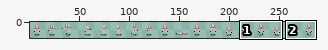
File history of a sprite sheet, Assets/Sprites/Characters/Character_01_Spritesheet.png. The first picture is a wide view before the edit; the outline marks the close-up.
Close-up. First the earlier version:
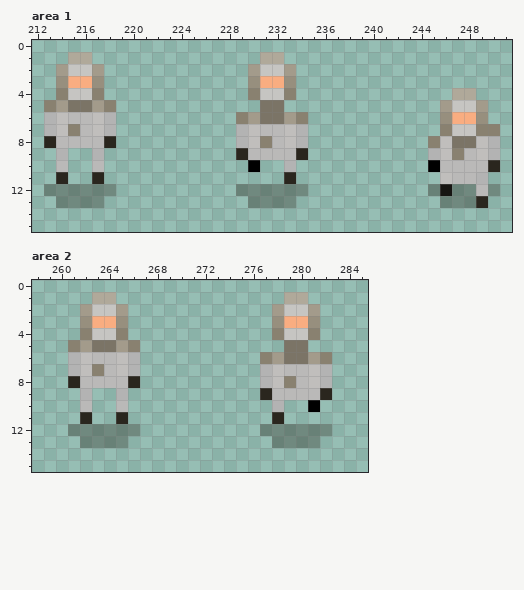
The file is 288x16 pixels. Colours within 5 levels of each other are drawn and written as one. Shown: area 1: x 212..251, y 0..15; area 2: x 258..285, y 0..15. The wide view leaves out empty margins. The commit also changed other parts of the picture, which this record leaves out.
Once edited:
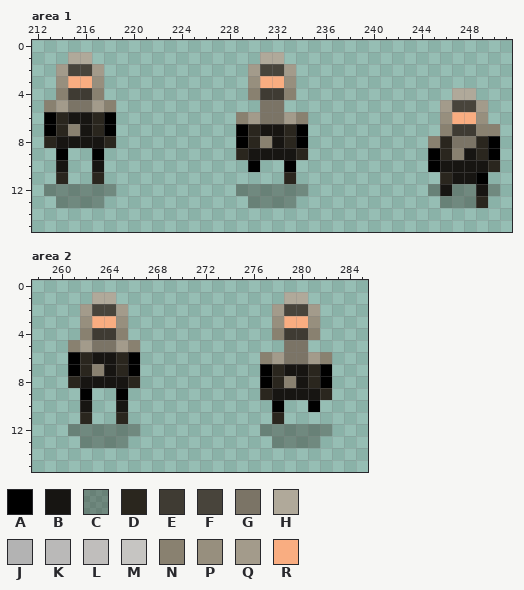
Palette (. is transparent): A #000000  B #171512  C #28251d59  D #2a261e  E #3f3b33  F #48443b  G #7b7466  H #b0a99a  J #b3b3b3  K #bab9b8  L #c0bebc  M #c6c5c2  N #898170  P #978f7e  Q #a39b8b  R #f9ad81
Edits made:
Area 1:
The edit turns colour J into colour A in row 6 at x 213 and 218; in row 7 at x 213, 218, 229 and 234; in row 8 at x 229, 234 and 250; in row 9 at x 214, 217, 245 and 250; in row 10 at x 233; in row 11 at x 249.
The edit turns colour K into colour B in row 6 at x 215 to 216; in row 7 at x 216 and 231 to 232; in row 8 at x 214 to 217 and 232; in row 9 at x 230 to 233 and 248; in row 10 at x 214, 217 and 246 to 249; in row 11 at x 247 to 248.
The edit turns colour K into colour B in row 12 at x 249.
The edit turns colour L into colour D in row 6 at x 214 and 217; in row 7 at x 214, 217, 230 and 233; in row 8 at x 230, 233, 246 and 249; in row 9 at x 246 and 249; in row 11 at x 246.
The edit turns colour M into colour E in row 4 at x 215 to 216 and 231 to 232; in row 7 at x 247 to 248.
The edit turns colour M into colour F in row 2 at x 215 to 216 and 231 to 232; in row 5 at x 247 to 248.
Area 2:
The edit turns colour J into colour A in row 6 at x 261 and 266; in row 7 at x 261, 266, 277 and 282; in row 8 at x 277 and 282; in row 9 at x 262 and 265; in row 10 at x 278.
The edit turns colour K into colour B in row 6 at x 263 to 264; in row 7 at x 264 and 279 to 280; in row 8 at x 262 to 265 and 280; in row 9 at x 278 to 281; in row 10 at x 262 and 265.
The edit turns colour L into colour D in row 6 at x 262 and 265; in row 7 at x 262, 265, 278 and 281; in row 8 at x 278 and 281.
The edit turns colour M into colour E in row 4 at x 263 to 264 and 279 to 280.
The edit turns colour M into colour F in row 2 at x 263 to 264 and 279 to 280.
Where, in picture pixels (left, top, right, bottom), the same in both close-ups:
changed: (44, 64, 116, 172)
changed: (236, 64, 308, 172)
changed: (428, 100, 500, 196)
changed: (68, 304, 140, 412)
changed: (260, 304, 332, 412)
